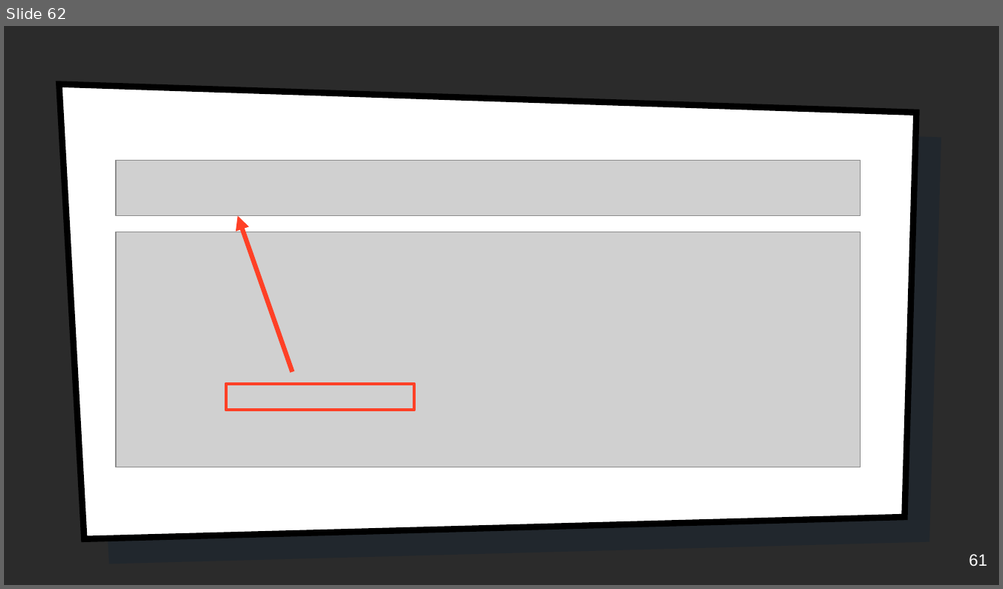
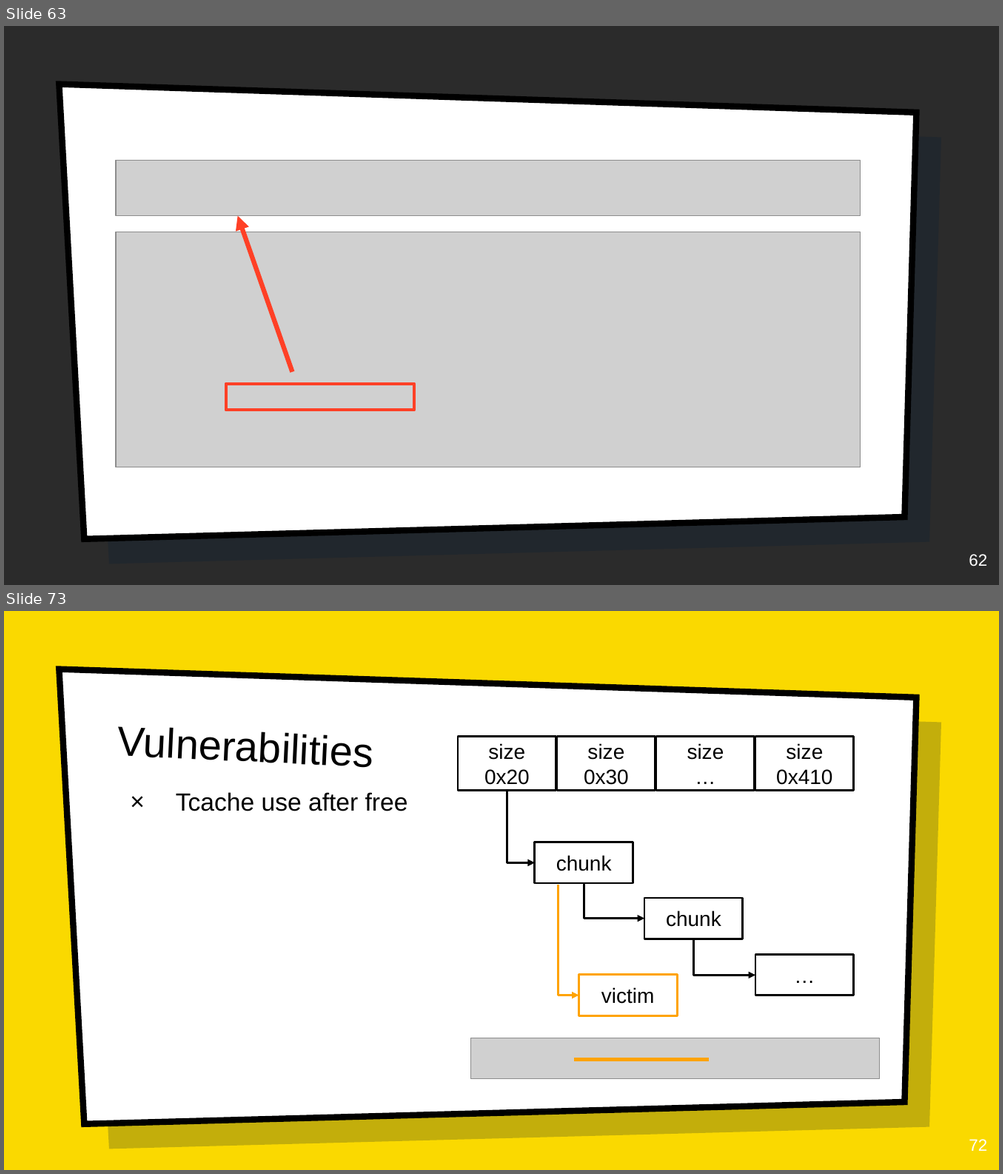
Before and after one commit to tiffanyb/tiffanyb.github.io, a slide deck: courses/cse545/slides/11-heap-4.pptx. Shown one above the other, each under a label of ours: slide 62 before the commit, slides 63 and 73 after it; the slides between them are not shown. The pictures are 1003x589 and 1003x1174 pixels, drawn with LibreOffice and Linux fonts; fonts in the diff are those of the drawing; grey boxes stand for pictures; background and template pictures are left out; a plain dark background stands for a picture behind light text. Boxes give left, top, right and bottom in pixels: in the first picture for what was removed or moved away, otherwise in the second. Text is boxed around its words. In the diff, an @@ line names an element or a change of style, - is before the commit and + after.

```diff
--- a/courses/cse545/slides/11-heap-4.pptx
+++ b/courses/cse545/slides/11-heap-4.pptx
@@ slide 73 added at box(4, 611, 999, 1170), background picture (left out); not listed: 2 template elements that a slide beside it also shows @@
@@ title added at box(116, 726, 373, 768), 40 pt, text #000000 @@
+Vulnerabilities
@@ rectangle added at box(458, 736, 556, 791), fill #FFFFFF, outline #000000 2 pt, 20 pt, text #000000 @@
+size
+0x20
@@ rectangle added at box(557, 736, 655, 791), fill #FFFFFF, outline #000000 2 pt, 20 pt, text #000000 @@
+size
+0x30
@@ rectangle added at box(656, 736, 754, 791), fill #FFFFFF, outline #000000 2 pt, 20 pt, text #000000 @@
+size
+…
@@ rectangle added at box(755, 736, 854, 791), fill #FFFFFF, outline #000000 2 pt, 20 pt, text #000000 @@
+size
+0x410
@@ text added at box(176, 792, 408, 812), 24 pt, text #000000 @@
+× Tcache use after free
@@ elbow arrow added from (507, 791) to (535, 863), #000000 2.25 pt @@
@@ rectangle added at box(535, 843, 633, 883), fill #FFFFFF, outline #000000 2 pt, 20 pt, text #000000 @@
+chunk
@@ elbow arrow added from (558, 885) to (578, 995), #FFA300 2.25 pt @@
@@ elbow arrow added from (583, 883) to (644, 918), #000000 2.25 pt @@
@@ rectangle added at box(644, 898, 743, 940), fill #FFFFFF, outline #000000 2 pt, 20 pt, text #000000 @@
+chunk
@@ elbow arrow added from (694, 940) to (755, 975), #000000 2.25 pt @@
@@ rectangle added at box(755, 955, 854, 996), fill #FFFFFF, outline #000000 2 pt, 20 pt, text #000000 @@
+…
@@ rectangle added at box(578, 975, 677, 1016), fill #FFFFFF, outline #FFA300 2 pt, 20 pt, text #000000 @@
+victim
@@ picture added at box(470, 1039, 879, 1079) @@
@@ line added from (574, 1060) to (709, 1060), #FFA300 3 pt @@
@@ page number added at box(968, 1139, 987, 1151), 16 pt, text #FFFFFF @@
+72
@@ what was slide 62 is now slide 63 @@
@@ page number at box(968, 554, 987, 566): text changed @@
-61
+62
```
Also in this commit, not shown: 2 slides changed, 19 other slides added, 2 slides removed, 23 other files.
